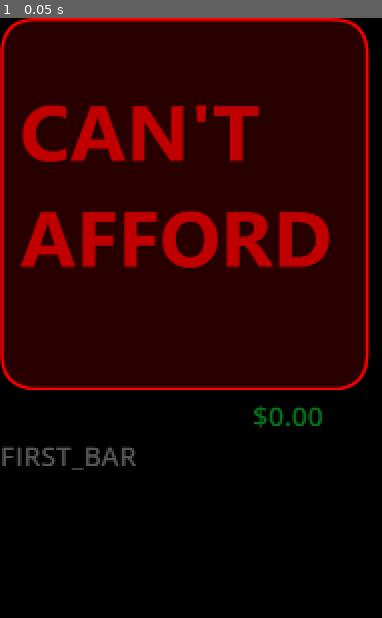
Above: before the commit, frame 1.
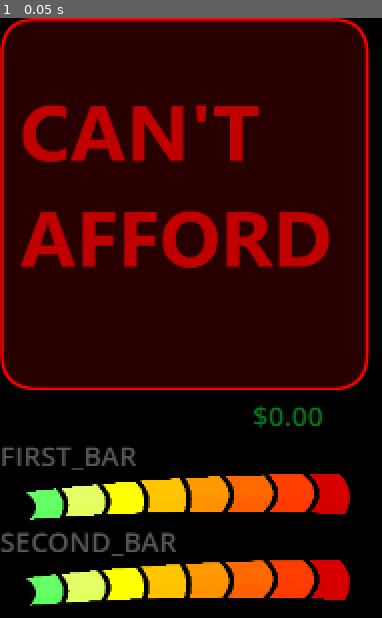
Above: after the commit, the same moment.

Repository: 100-Devs-1-Game/FlightOfHarmony
Game: Godot game, scene res://shop/upgrade_component.tscn
Two runs of this game, one before a commit and one after it. Both use one fixed random seed, a clock stepped at 60 frames per second and the inputs below. This scene is started directly instead of the project's main scene.
Inputs:
- Up to frame 1 (0.05 s): no input

The runs differ from the first frame. In frame 1, 9.3% of the frame differs, in the area x 0-92%, y 76-98%.

Commit message:
Initial codimon draft

Diff:
--- a/src/global/event_channel.gd
+++ b/src/global/event_channel.gd
@@ -10,4 +10,4 @@
 signal item_hovered(desc: String, hovered: bool)
 
 @warning_ignore("unused_signal")
-signal item_clicked(item: String, upgrade: PonyUpgrade)
+signal upgrade_item_clicked(upgrade: PonyUpgrade)
--- a/src/shop/upgrade_book/upgrade_book.gd
+++ b/src/shop/upgrade_book/upgrade_book.gd
@@ -3,18 +3,16 @@
 @export var clickables: Array[BaseButton] = []
 @export var pony_stats: PonyStats
 
-@onready var pages: Array[Control] = [
-	$BookTexture/Wings,
-	$BookTexture/Wings2,
-	$BookTexture/Helmets,
-	$BookTexture/Boosters,
-	$BookTexture/Moneys
-]
-
 @export var item_desc: Label
 @export var animator: AnimationPlayer
 
+@export var second_page_offset: float= 639
+
+@onready var pages: Control = %Pages
+
 var _current_idx := 0
+
+
 
 func _ready() -> void:
 
@@ -25,7 +23,7 @@
 			continue
 		btn.pressed.connect(_on_button_pressed.bind(StringName(btn.name)))
 
-	EventChannel.item_clicked.connect(_on_purchase_pressed)
+	EventChannel.upgrade_item_clicked.connect(_on_purchase_pressed)
 
 	_apply_page_visibility()
 
@@ -46,33 +44,35 @@
 			previous_page()
 
 
-func _on_purchase_pressed(item: StringName, upgrade: PonyUpgrade) -> void:
+func _on_purchase_pressed(upgrade: PonyUpgrade) -> void:
 	Global.try_spend(upgrade.cost)
 	pony_stats.set_upgrade(upgrade, upgrade.get_category())
 
 
 func next_page() -> void:
-	if pages.is_empty():
+	if pages.get_child_count() == 0:
 		return
 	_current_idx += 1
-	if _current_idx >= pages.size():
+	if _current_idx >= pages.get_child_count() / 2:
 		_current_idx = 0
 	_apply_page_visibility()
 
 func previous_page() -> void:
-	if pages.is_empty():
+	if pages.get_child_count() == 0:
 		return
 	if _current_idx > 0:
 		_current_idx -= 1
 	else:
-		_current_idx = pages.size() - 1
+		_current_idx = pages.get_child_count() / 2 - 1
 	_apply_page_visibility()
 
+
 func _apply_page_visibility() -> void:
-	for i in pages.size():
-		var page = pages[i]
+	for i in pages.get_child_count():
+		var page = pages.get_child(i)
 		if page != null:
-			page.visible = i == _current_idx
+			page.visible = i / 2 == _current_idx
+
 
 func update_and_display(desc: String, hovered: bool) -> void:
 	if animator:
--- a/src/shop/upgrade_book/upgrade_book.tscn
+++ b/src/shop/upgrade_book/upgrade_book.tscn
@@ -7,13 +7,6 @@
 [ext_resource type="Texture2D" uid="uid://b6w4ptj5c3qso" path="res://assets/art/upgrades/book/Back_Press.png" id="3_ks1ea"]
 [ext_resource type="Texture2D" uid="uid://iw06ek8udrbr" path="res://assets/art/upgrades/book/Back_Hover.png" id="4_22r1i"]
 [ext_resource type="Texture2D" uid="uid://bl2nii174xj5a" path="res://assets/art/upgrades/book/icons/Page_Arrow.png" id="6_ks1ea"]
-[ext_resource type="PackedScene" uid="uid://buk8y05uqosfs" path="res://shop/upgrade_component.tscn" id="7_ayxug"]
-[ext_resource type="Resource" uid="uid://d1xiqn4u3g8d1" path="res://shop/upgrades/gliders/wooden_wings_data.tres" id="9_2x0kb"]
-[ext_resource type="Resource" uid="uid://cy3ug411rftlk" path="res://shop/upgrades/gliders/magic_wings_data.tres" id="10_wru5k"]
-[ext_resource type="Resource" uid="uid://40omvd33j7xa" path="res://shop/upgrades/gliders/mechanical_wings_data.tres" id="11_1ql2d"]
-[ext_resource type="Resource" uid="uid://cxiq86sb4r53s" path="res://shop/upgrades/body/winged_helmet_data.tres" id="11_wru5k"]
-[ext_resource type="Resource" uid="uid://cnatbx6weocmq" path="res://shop/upgrades/propulsion/fan_upgrade_data.tres" id="13_26jxd"]
-[ext_resource type="Resource" uid="uid://daiqmxni4v3s8" path="res://shop/upgrades/propulsion/soda_pop_data.tres" id="16_fe2hr"]
 
 [sub_resource type="StyleBoxFlat" id="StyleBoxFlat_ayxug"]
 bg_color = Color(0.984314, 0.980392, 0.764706, 1)
@@ -119,8 +112,8 @@
 texture_normal = ExtResource("6_ks1ea")
 flip_h = true
 
-[node name="Wings" type="Control" parent="BookTexture"]
-visible = false
+[node name="Pages" type="Control" parent="BookTexture"]
+unique_name_in_owner = true
 layout_mode = 1
 anchors_preset = 15
 anchor_right = 1.0
@@ -132,109 +125,6 @@
 grow_horizontal = 2
 grow_vertical = 2
 mouse_filter = 2
-
-[node name="Wooden Wings" parent="BookTexture/Wings" instance=ExtResource("7_ayxug")]
-offset_left = 0.5
-offset_right = 443.5
-res = ExtResource("9_2x0kb")
-purchase_id = "Wooden"
-first_label_name = "Speed"
-second_label_name = "Flight"
-first_value = 33.8
-second_value = 29.5
-
-[node name="Magic Wings" parent="BookTexture/Wings" instance=ExtResource("7_ayxug")]
-offset_left = 639.5
-offset_right = 1082.5
-res = ExtResource("10_wru5k")
-purchase_id = "Magic"
-first_label_name = "Speed"
-second_label_name = "Flight"
-first_value = 67.6
-second_value = 53.1
-
-[node name="Wings2" type="Control" parent="BookTexture"]
-layout_mode = 1
-anchors_preset = 15
-anchor_right = 1.0
-anchor_bottom = 1.0
-offset_left = 173.0
-offset_top = 85.0
-offset_right = -253.0
-offset_bottom = -95.0
-grow_horizontal = 2
-grow_vertical = 2
-mouse_filter = 2
-
-[node name="Mechanical Wings" parent="BookTexture/Wings2" instance=ExtResource("7_ayxug")]
-res = ExtResource("11_1ql2d")
-purchase_id = "Mechanical"
-first_label_name = "Speed"
-second_label_name = "Flight"
-first_value = 89.8
-second_value = 90.9
-
-[node name="Helmets" type="Control" parent="BookTexture"]
-visible = false
-layout_mode = 1
-anchors_preset = 15
-anchor_right = 1.0
-anchor_bottom = 1.0
-offset_left = 114.0
-offset_top = 113.0
-offset_right = -113.0
-offset_bottom = -113.0
-grow_horizontal = 2
-grow_vertical = 2
-mouse_filter = 2
-
-[node name="Winged Helmet" parent="BookTexture/Helmets" instance=ExtResource("7_ayxug")]
-offset_left = 51.5
-offset_top = -31.0
-offset_right = 494.5
-offset_bottom = 660.0
-res = ExtResource("11_wru5k")
-purchase_id = "Winged"
-first_label_name = "Fall Speed"
-first_value = 20.0
-
-[node name="Boosters" type="Control" parent="BookTexture"]
-visible = false
-layout_mode = 1
-anchors_preset = 15
-anchor_right = 1.0
-anchor_bottom = 1.0
-offset_left = 114.0
-offset_top = 113.0
-offset_right = -113.0
-offset_bottom = -113.0
-grow_horizontal = 2
-grow_vertical = 2
-mouse_filter = 2
-
-[node name="Soda" parent="BookTexture/Boosters" instance=ExtResource("7_ayxug")]
-offset_left = 62.5
-offset_top = -25.0
-offset_right = 505.5
-offset_bottom = 666.0
-res = ExtResource("16_fe2hr")
-purchase_id = "Soda"
-first_label_name = "Propulsion"
-second_label_name = "Duration"
-first_value = 42.8
-second_value = 27.6
-
-[node name="Fan" parent="BookTexture/Boosters" instance=ExtResource("7_ayxug")]
-offset_left = 709.5
-offset_top = -25.0
-offset_right = 1152.5
-offset_bottom = 666.0
-res = ExtResource("13_26jxd")
-purchase_id = "Fan"
-first_label_name = "Propulsion"
-second_label_name = "Duration"
-first_value = 25.3
-second_value = 65.1
 
 [node name="Moneys" type="Control" parent="BookTexture"]
 visible = false
--- a/src/shop/upgrade_book/upgrade_component.gd
+++ b/src/shop/upgrade_book/upgrade_component.gd
@@ -1,14 +1,10 @@
 extends Control
 
-@export var res: PonyUpgrade : set = _set_res
-@export var purchase_id: String = "NONE"
+const CAN_BUY = preload("res://assets/art/upgrades/book/icons/BuyIcon_Selected.png")
+const CANT_AFFORD = preload("res://assets/art/upgrades/book/icons/BuyIcon_Cant Afford.png")
+const ITEM_SOLD = preload("res://assets/art/upgrades/book/icons/BuyIcon_Sold.png")
 
-@export var first_label_name: String = "FIRST"
-@export var second_label_name: String = "SECOND"
-
-@export_range(0.0, 100.0, 0.1) var first_value: float = 0.0 : set = _set_first_value
-@export_range(0.0, 100.0, 0.1) var second_value: float = 0.0 : set = _set_second_value
-
+@export var res: PonyUpgrade
 
 @onready var selector: BaseButton = $Selector
 @onready var display_label: Label = $HBoxContainer/ItemName
@@ -17,9 +13,7 @@
 @onready var first_bar: TextureProgressBar = $StatbarContainer/A
 @onready var second_bar: TextureProgressBar = $StatbarContainer/B
 
-const CAN_BUY = preload("res://assets/art/upgrades/book/icons/BuyIcon_Selected.png")
-const CANT_AFFORD = preload("res://assets/art/upgrades/book/icons/BuyIcon_Cant Afford.png")
-const ITEM_SOLD = preload("res://assets/art/upgrades/book/icons/BuyIcon_Sold.png")
+
 
 func _ready() -> void:
 	if selector:
@@ -27,16 +21,15 @@
 		selector.mouse_exited.connect(_exit)
 		selector.pressed.connect(func():
 			if Global.can_afford(res.cost):
-				EventChannel.item_clicked.emit(purchase_id, res); $Sold.visible = true)
+				EventChannel.upgrade_item_clicked.emit(res); $Sold.visible = true)
 
+
+func init(_res: PonyUpgrade):
+	res= _res
 	_update_from_res()
-	_apply_values_to_bars()
-
 	check_affordable()
 	Global.money_changed.connect(check_affordable)
 
-	if second_value <= 0.0:
-		second_bar.visible = false
 
 func check_affordable() -> void:
 	if res:
@@ -49,49 +42,33 @@
 			selector.texture_hover = CANT_AFFORD
 			selector.texture_pressed = CANT_AFFORD
 
+
 func _enter() -> void:
 	if res:
 		EventChannel.item_hovered.emit(res.item_description, true)
 
+
 func _exit() -> void:
 	EventChannel.item_hovered.emit("", false)
 
-func _set_res(value: PonyUpgrade) -> void:
-	res = value
-	_update_from_res()
-
-func _set_first_value(v: float) -> void:
-	first_value = v
-	_apply_values_to_bars()
-
-func _set_second_value(v: float) -> void:
-	second_value = v
-	_apply_values_to_bars()
-
-func _apply_values_to_bars() -> void:
-	if first_bar:
-		first_bar.value = clampf(first_value, first_bar.min_value, first_bar.max_value)
-	if second_bar:
-		second_bar.value = clampf(second_value, second_bar.min_value, second_bar.max_value)
 
 func _update_from_res() -> void:
-	if res == null:
-		return
+	name = res.display_name
+	display_label.text = res.display_name
+	cost_label.text = "$%d.00" % int(res.cost)
+	texture.texture = res.icon
 
-	if name == "" or name != res.display_name:
-		name = res.display_name
+	var first_stat: PonyStatModifier= res.pony_stat_modifiers[0]
+	var second_stat: PonyStatModifier
 
-	if display_label:
-		display_label.text = res.display_name
-
-	if cost_label:
-		cost_label.text = "$%d.00" % int(res.cost)
-
-	if texture:
-		if texture.texture != res.icon:
-			texture.texture = res.icon
+	if res.pony_stat_modifiers.size() > 1:
+		second_stat= res.pony_stat_modifiers[1]
 
 	if first_bar:
-		first_bar.get_child(0).text = first_label_name
+		first_bar.get_child(0).text = first_stat.get_display_name()
+		first_bar.value= first_stat.value
 	if second_bar:
-		second_bar.get_child(0).text = second_label_name
+		second_bar.get_child(0).text = second_stat.get_display_name()
+		second_bar.value= second_stat.value
+	else:
+		second_bar.hide()
--- a/src/shop/upgrade_component.tscn
+++ b/src/shop/upgrade_component.tscn
@@ -75,7 +75,8 @@
 [node name="A" type="TextureProgressBar" parent="StatbarContainer"]
 custom_minimum_size = Vector2(0, 139.215)
 layout_mode = 2
-value = 35.0
+max_value = 10.0
+value = 10.0
 nine_patch_stretch = true
 texture_over = ExtResource("5_amml7")
 texture_progress = ExtResource("6_cuqt3")
@@ -92,7 +93,8 @@
 [node name="B" type="TextureProgressBar" parent="StatbarContainer"]
 custom_minimum_size = Vector2(0, 139.215)
 layout_mode = 2
-value = 35.0
+max_value = 10.0
+value = 10.0
 nine_patch_stretch = true
 texture_over = ExtResource("5_amml7")
 texture_progress = ExtResource("6_cuqt3")
Not shown: 1 places in src/shop/upgrade_book/upgrade_book.tscn that only renumber resources
